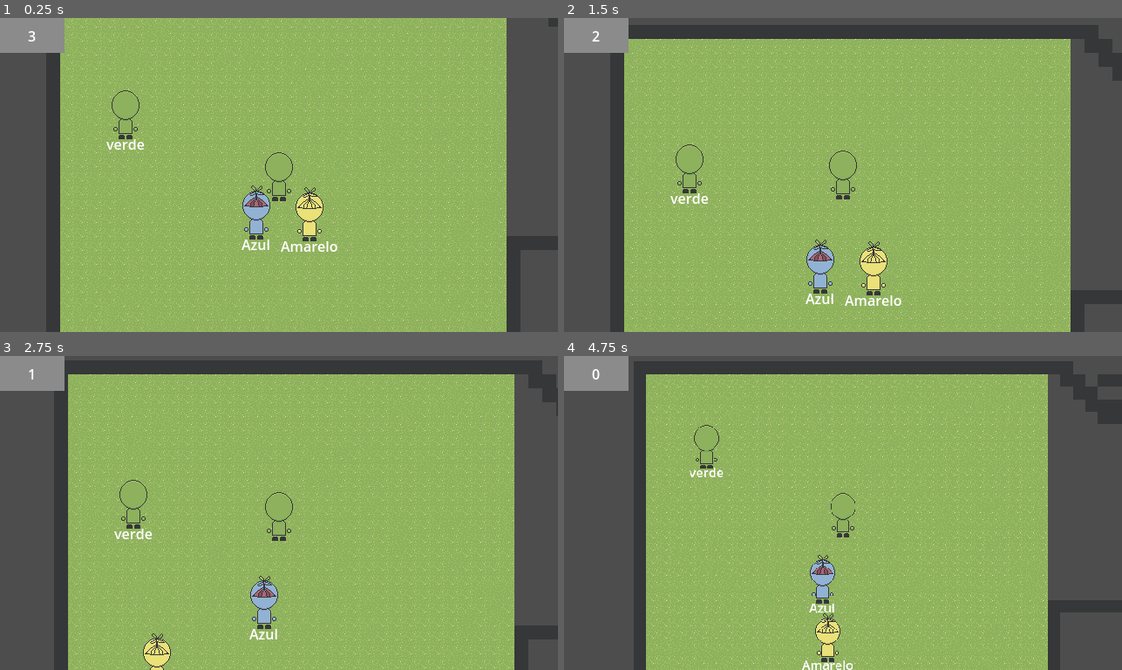
Above: before the commit, frames 1-4 (two rows, left to right).
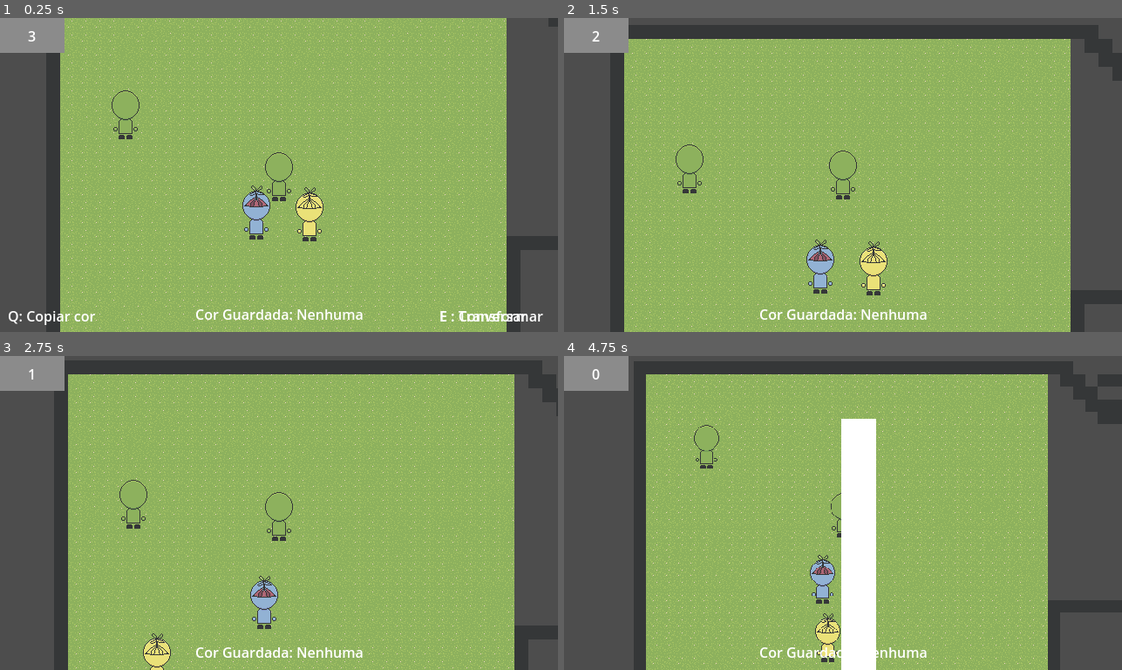
Above: after the commit, the same moments.

Repository: AugustoRemus/DetetiveGrafos
Game: Godot game, scene res://Scenes/DebugTeste/fase_debug.tscn
The game is run twice, just before and just after one commit, with the same random seed, the same clock (stepped at 60 frames per second) and the same inputs.
Inputs (mouse positions are in pixels of both pictures, inside the frame that each line leads up to):
- Up to frame 1 (0.25 s): no input
- Up to frame 2 (1.5 s): move the mouse to (965, 159) at 0.52 s; hold W (up) 0.53-1.28 s; hold Space (Espaco) 0.53-1.28 s; tap E (E) at 0.6 s; move the mouse to (731, 190) at 1.27 s; hold S (down) from 1.28 s (still down); tap Space (Espaco) at 1.35 s
- Up to frame 3 (2.75 s): tap A (L) at 1.55, 2.1 s; move the mouse to (334, 443) at 2.02 s; release S (down) at 2.03 s; hold W (up) from 2.03 s (still down); tap Q (Q) at 2.3 s
- Up to frame 4 (4.75 s): move the mouse to (815, 575) at 2.77 s; tap Q (Q) at 2.85 s; tap D (R) at 3.05, 3.6 s; move the mouse to (1010, 560) at 3.52 s; release W (up) at 3.53 s; hold S (down) from 3.53 s (still down); tap E (E) at 3.8, 4.35 s; tap Z (Debug) at 4.15 s; move the mouse to (675, 465) at 4.27 s; tap Space (Espaco) at 4.55 s

The runs differ from the first frame. In frame 1, 1.3% of the frame differs, in the area x 1-98%, y 38-98%; in frame 2, 0.8%; in frame 3, 0.6%; in frame 4, 5.6%, in the area x 22-65%, y 20-100%.

Commit message:
mudanças ui e inicio grafoPlayer

Diff:
--- a/detetivegrafos/Scenes/DebugTeste/fase_debug.tscn
+++ b/detetivegrafos/Scenes/DebugTeste/fase_debug.tscn
@@ -1,9 +1,10 @@
-[gd_scene load_steps=15 format=3 uid="uid://cbqdr3clwff2u"]
+[gd_scene load_steps=16 format=3 uid="uid://cbqdr3clwff2u"]
 
 [ext_resource type="Texture2D" uid="uid://8wi7rypkvgld" path="res://Sprites/Placeholders/tileSet.png" id="1_bskgw"]
 [ext_resource type="Script" uid="uid://bl17n5dpuvk5e" path="res://Scripts/Fase/FaseLogica.gd" id="1_umjxx"]
 [ext_resource type="PackedScene" uid="uid://dkbcnmufbpy2f" path="res://Scenes/DebugTeste/protagonista.tscn" id="2_dhdj0"]
 [ext_resource type="PackedScene" uid="uid://p06c8bn2f2o4" path="res://Scenes/base_np_cs.tscn" id="3_ywf2r"]
+[ext_resource type="PackedScene" uid="uid://cwqyfflrmmchj" path="res://Scenes/grafo_player.tscn" id="4_diom3"]
 [ext_resource type="Resource" uid="uid://dhkt6xknhj750" path="res://ResourcesNpcs/teste/testeAmarelo.tres" id="4_k7s56"]
 [ext_resource type="Resource" uid="uid://b71e643tt8njg" path="res://ResourcesNpcs/teste/testeAzul.tres" id="5_tow86"]
 [ext_resource type="Script" uid="uid://bmd3dfd08ts5m" path="res://Scripts/Fase/AleatorioBase.gd" id="7_0odl8"]
@@ -106,6 +107,8 @@
 tempo = 4.0
 metadata/_edit_use_anchors_ = true
 
+[node name="grafoPlayer" parent="." instance=ExtResource("4_diom3")]
+
 [node name="TileMap" type="TileMap" parent="."]
 position = Vector2(2, 0)
 tile_set = SubResource("TileSet_ywf2r")
--- a/detetivegrafos/Scenes/DebugTeste/protagonista.tscn
+++ b/detetivegrafos/Scenes/DebugTeste/protagonista.tscn
@@ -61,41 +61,65 @@
 [node name="Interador" type="Node" parent="area"]
 script = ExtResource("7_v853i")
 
-[node name="transformador" type="Node" parent="." node_paths=PackedStringArray("sprite", "area", "hatSpritePlayer", "tags")]
+[node name="transformador" type="Node" parent="." node_paths=PackedStringArray("sprite", "area", "hatSpritePlayer", "tags", "labelCor")]
 script = ExtResource("7_yl5ap")
 sprite = NodePath("../Sprite2D")
 area = NodePath("../area")
 hatSpritePlayer = NodePath("../Sprite2D/hatPlayer")
 tags = NodePath("../tags")
+labelCor = NodePath("../tags/CanvasLayer/GridContainer/CorCopiada")
 
-[node name="tags" type="Node2D" parent="." node_paths=PackedStringArray("_transformar", "_roubarCor", "_conversar")]
+[node name="tags" type="Node2D" parent="." node_paths=PackedStringArray("_transformar", "_roubarCor", "_conversar", "_corAtual")]
 script = ExtResource("9_qx68x")
-_transformar = NodePath("GridContainer/transformar")
-_roubarCor = NodePath("GridContainer/roubarCor")
-_conversar = NodePath("GridContainer/conversar")
+_transformar = NodePath("CanvasLayer/transformar")
+_roubarCor = NodePath("CanvasLayer/roubarCor")
+_conversar = NodePath("CanvasLayer/conversar")
+_corAtual = NodePath("CanvasLayer/GridContainer/CorCopiada")
 
-[node name="GridContainer" type="GridContainer" parent="tags"]
-offset_left = -55.0
-offset_top = 50.0
-offset_right = 64.0
-offset_bottom = 100.0
-size_flags_horizontal = 3
-size_flags_vertical = 3
+[node name="CanvasLayer" type="CanvasLayer" parent="tags"]
 
-[node name="transformar" type="Label" parent="tags/GridContainer"]
-visible = false
-layout_mode = 2
+[node name="roubarCor" type="Label" parent="tags/CanvasLayer"]
+offset_left = 9.0
+offset_top = 330.0
+offset_right = 110.0
+offset_bottom = 353.0
+text = "Q: Copiar cor"
+
+[node name="transformar" type="Label" parent="tags/CanvasLayer"]
+offset_left = 504.0
+offset_top = 330.0
+offset_right = 627.0
+offset_bottom = 353.0
 text = "E : Transformar "
 
-[node name="roubarCor" type="Label" parent="tags/GridContainer"]
-visible = false
+[node name="conversar" type="Label" parent="tags/CanvasLayer"]
+offset_left = 504.0
+offset_top = 330.0
+offset_right = 605.0
+offset_bottom = 353.0
+text = "E : Conversar"
+
+[node name="GridContainer" type="GridContainer" parent="tags/CanvasLayer"]
+anchors_preset = 7
+anchor_left = 0.5
+anchor_top = 1.0
+anchor_right = 0.5
+anchor_bottom = 1.0
+offset_left = -56.0
+offset_top = -32.0
+offset_right = 56.0
+offset_bottom = 8.0
+grow_horizontal = 2
+grow_vertical = 0
+columns = 2
+
+[node name="corText" type="Label" parent="tags/CanvasLayer/GridContainer"]
 layout_mode = 2
-text = "Q: Copiar cor"
+text = "Cor Guardada:"
 
-[node name="conversar" type="Label" parent="tags/GridContainer"]
-visible = false
+[node name="CorCopiada" type="Label" parent="tags/CanvasLayer/GridContainer"]
 layout_mode = 2
-text = "E: Conversar"
+text = "verde"
 
 [connection signal="body_entered" from="area" to="area" method="_on_body_entered"]
 [connection signal="body_exited" from="area" to="area" method="_on_body_exited"]
--- /dev/null
+++ b/detetivegrafos/Scenes/grafo_player.tscn
@@ -0,0 +1,13 @@
+[gd_scene load_steps=2 format=3 uid="uid://cwqyfflrmmchj"]
+
+[ext_resource type="Script" uid="uid://cth6dtgl3qcuv" path="res://Scripts/grafo_player.gd" id="1_ds4nc"]
+
+[node name="grafoPlayer" type="CanvasLayer"]
+visible = false
+script = ExtResource("1_ds4nc")
+
+[node name="ColorRect" type="ColorRect" parent="."]
+offset_left = 318.0
+offset_top = 72.0
+offset_right = 358.0
+offset_bottom = 362.0
--- a/detetivegrafos/Scripts/NPCs/base_np_cs.gd
+++ b/detetivegrafos/Scripts/NPCs/base_np_cs.gd
@@ -33,7 +33,7 @@
 @export var silhuetaNodo: Sprite2D
 @export var LogicaInteraçoes: Node
 
-
+var nomeCor: String
 
 
 #uma lista de npcs base que vai dizer quais ele gosta e quais n gosta
@@ -45,6 +45,7 @@
 	speedNPC = resourceNPC.Rspeed
 	tempoEsperaMin = resourceNPC.RtempoEsperaMin
 	tempoEsperaMax = resourceNPC.RtempoEsperaMax
+	nomeCor = resourceNPC.RnomeCor
 	sprite.texture = resourceNPC.Rsprite
 
 	pass
--- a/detetivegrafos/Scripts/NPCs/nome_cor.gd
+++ b/detetivegrafos/Scripts/NPCs/nome_cor.gd
@@ -4,4 +4,4 @@
 
 func _ready() -> void:
 	##seta o texto com o nome
-	text = base_np_cs.resourceNPC.RnomeCor
+	text = base_np_cs.nomeCor
--- a/detetivegrafos/Scripts/Player/tags.gd
+++ b/detetivegrafos/Scripts/Player/tags.gd
@@ -4,6 +4,7 @@
 @export var _roubarCor: Label
 @export var _conversar: Label
 
+@export var _corAtual: Label
 #caso jogador queira esconder
 var _exibir := true
 #para otimizar daria para nao chamar na outra parte
@@ -11,6 +12,7 @@
 #mudar o grid
 
 func _ready() -> void:
+	_corAtual.text = "Nenhuma"
 	pass
 	#botar aqui para setar o texto das tags se tiver outras linguas
 
--- a/detetivegrafos/Scripts/Player/transformador.gd
+++ b/detetivegrafos/Scripts/Player/transformador.gd
@@ -5,6 +5,7 @@
 @export var hatSpritePlayer: Sprite2D
 @export var tags: Node2D
 
+@export var labelCor: Label
 #quando clicar E vai se transformar nesse
 #adicionar quadrado no canto para saber em qual cor
 #vc pode se transformar no caso essa cor aqui
@@ -16,6 +17,7 @@
 	if Input.is_action_just_pressed("Q"):
 		if area.corpoAtual:
 			podeTransformar = area.corpoAtual
+			labelCor.text = podeTransformar.nomeCor
 
 			#player.possoTransformar = true
 		else:
@@ -31,6 +33,7 @@
 func transformar():
 	if podeTransformar:
 		sprite.texture = podeTransformar.sprite.texture
+		labelCor.text = "Nenhuma"
 
 		if podeTransformar.hat:
 			hatSpritePlayer.texture = podeTransformar.hat.sprite
--- /dev/null
+++ b/detetivegrafos/Scripts/grafo_player.gd
@@ -0,0 +1,11 @@
+extends CanvasLayer
+
+
+
+func _input(event: InputEvent) -> void:
+	if event.is_action_pressed("Espaco"):
+		if !visible:
+
+			visible = true
+		else:
+			visible = false
Not shown, added: detetivegrafos/Scripts/grafo_player.gd.uid
